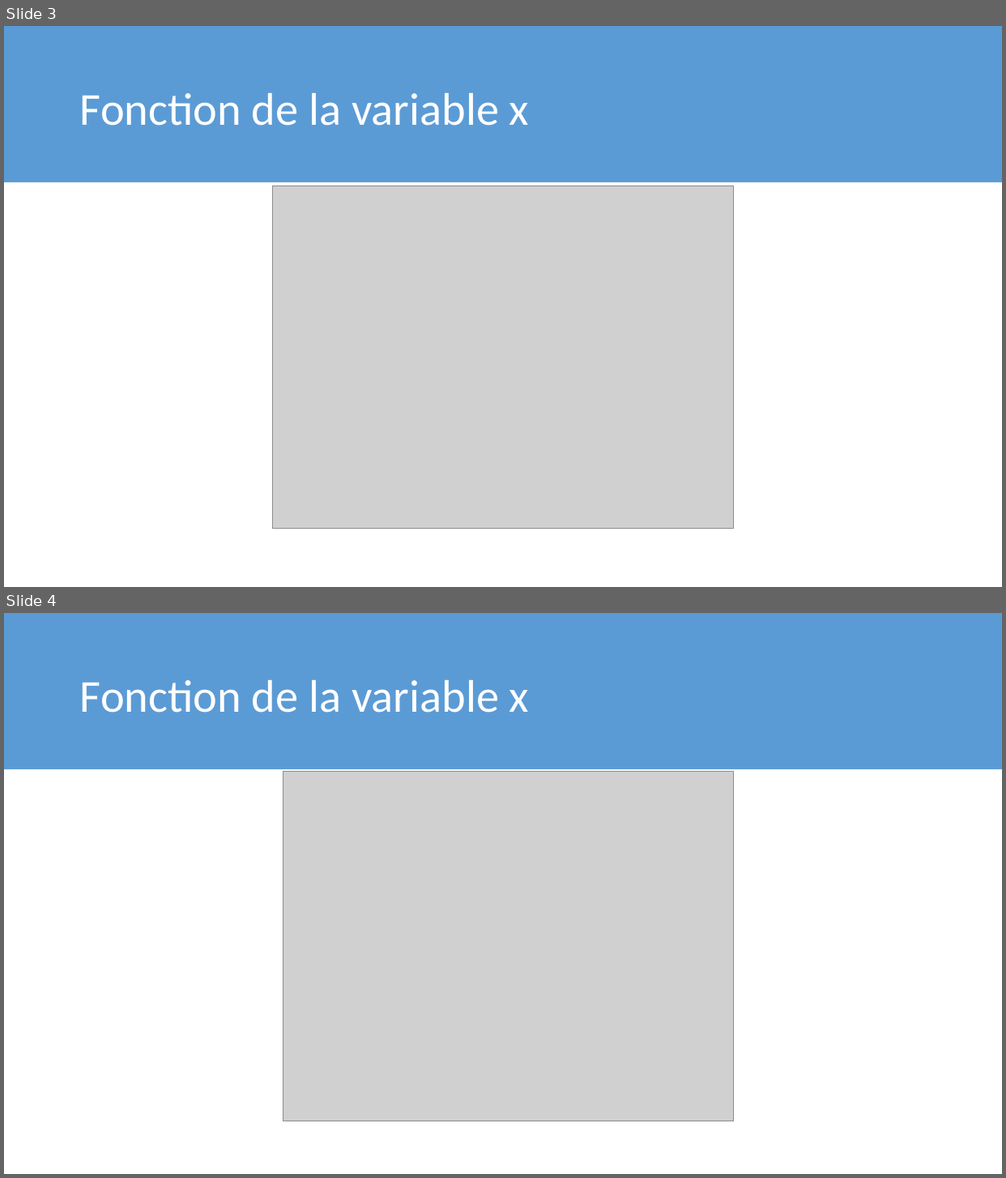
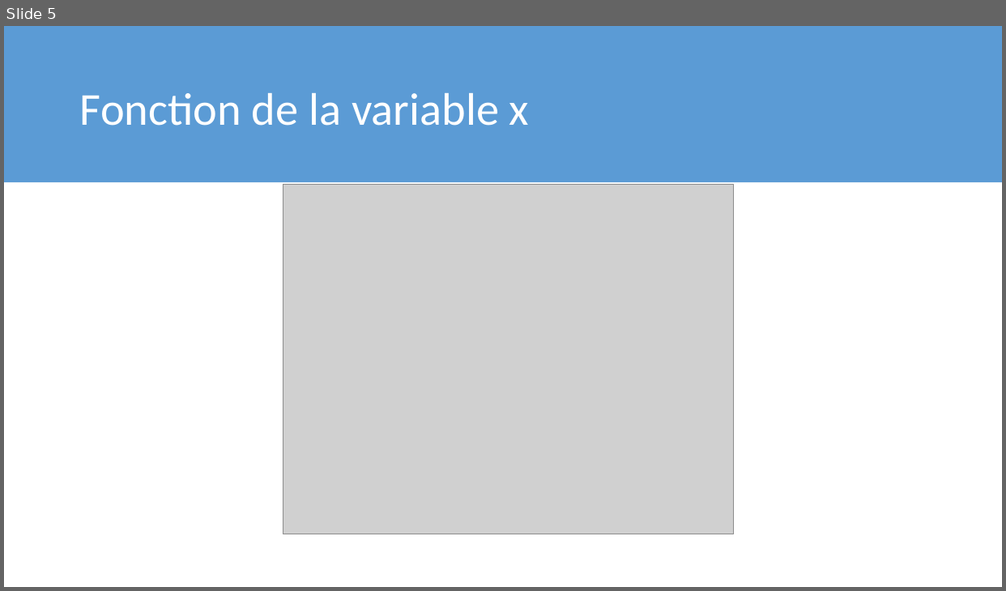
Before and after one commit to meitnerium/theochem, a slide deck: 2_Postultas/Postulats.pptx. Shown one above the other, each under a label of ours: slides 3 and 4 before the commit, slide 5 after it. The pictures are 1006x1178 and 1006x591 pixels, drawn with LibreOffice and Linux fonts; fonts in the diff are those of the drawing; grey boxes stand for pictures. Boxes give left, top, right and bottom in pixels: in the first picture for what was removed or moved away, otherwise in the second. Text is boxed around its words. In the diff, an @@ line names an element or a change of style, - is before the commit and + after.

```diff
--- a/2_Postultas/Postulats.pptx
+++ b/2_Postultas/Postulats.pptx
@@ slide 3 removed at (x1=4, y1=26, x2=1002, y2=587), background #FFFFFF @@
@@ rectangle removed at (x1=4, y1=26, x2=1002, y2=182) @@
@@ title removed at (x1=80, y1=93, x2=529, y2=126) @@
-Fonction de la variable x
@@ picture removed at (x1=272, y1=186, x2=734, y2=529) @@
@@ what was slide 4 is now slide 5 @@
```
Also in this commit, not shown: 2 slides changed, 3 slides added, 1 other slide removed.
